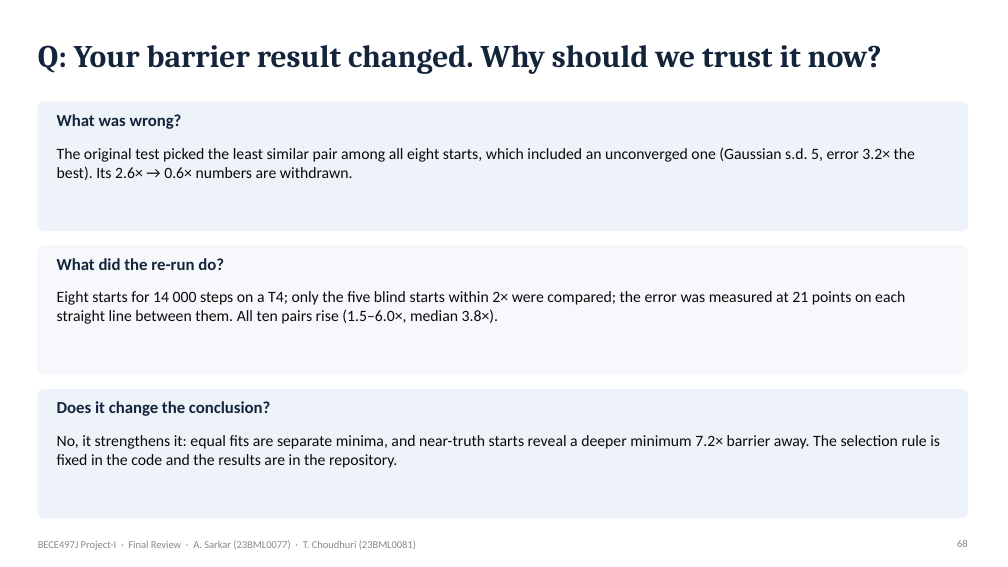
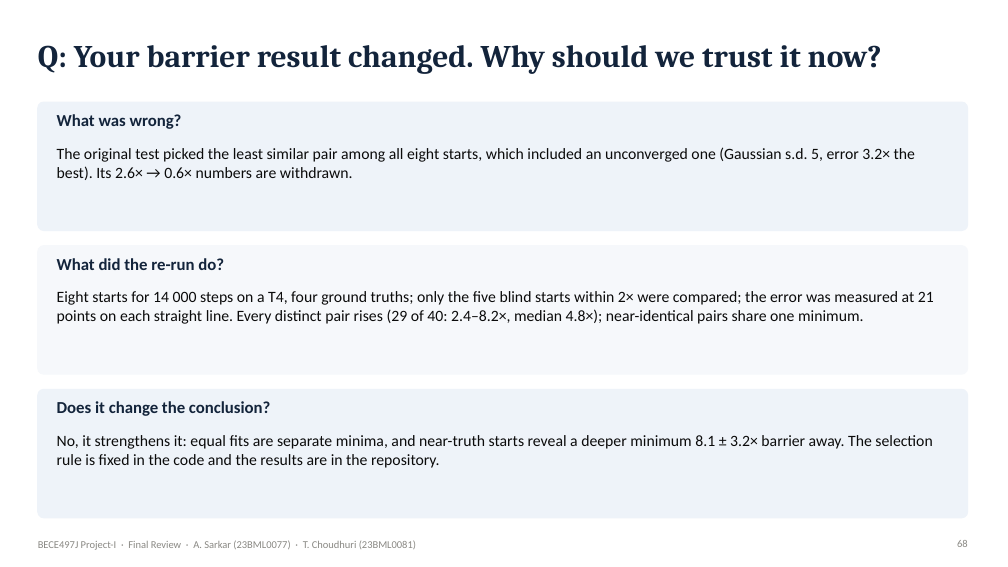
Before and after one commit to Ivxn404/semantic-decoding-tribe-inversion, a slide deck: slide 68 of deck/Final_Sarkar_Choudhuri.pptx. Drawn at 1008x567 pixels with LibreOffice and Linux fonts; fonts in the diff are those of the drawing. Boxes give left, top, right and bottom in pixels: in the first picture for what was removed or moved away, otherwise in the second. Text is boxed around its words. In the diff, an @@ line names an element or a change of style, - is before the commit and + after.

Commit message:
Barrier and sensitivity tests on four ground truths: update results, figures, report, poster, deck, demo, docs

```diff
--- a/deck/Final_Sarkar_Choudhuri.pptx
+++ b/deck/Final_Sarkar_Choudhuri.pptx
@@ text at (57, 291, 934, 324): text changed @@
-Eight starts for 14 000 steps on a T4; only the five blind starts within 2× were compared; the error was measured at 21 points on each straight line between them. All ten pairs rise (1.5–6.0×, median 3.8×).
+Eight starts for 14 000 steps on a T4, four ground truths; only the five blind starts within 2× were compared; the error was measured at 21 points on each straight line. Every distinct pair rises (29 of 40: 2.4–8.2×, median 4.8×); near-identical pairs share one minimum.
@@ text at (57, 435, 932, 468): text changed @@
-No, it strengthens it: equal fits are separate minima, and near-truth starts reveal a deeper minimum 7.2× barrier away. The selection rule is fixed in the code and the results are in the repository.
+No, it strengthens it: equal fits are separate minima, and near-truth starts reveal a deeper minimum 8.1 ± 3.2× barrier away. The selection rule is fixed in the code and the results are in the repository.
```
Also in this commit, not shown: 12 other slides changed, 18 other files.
